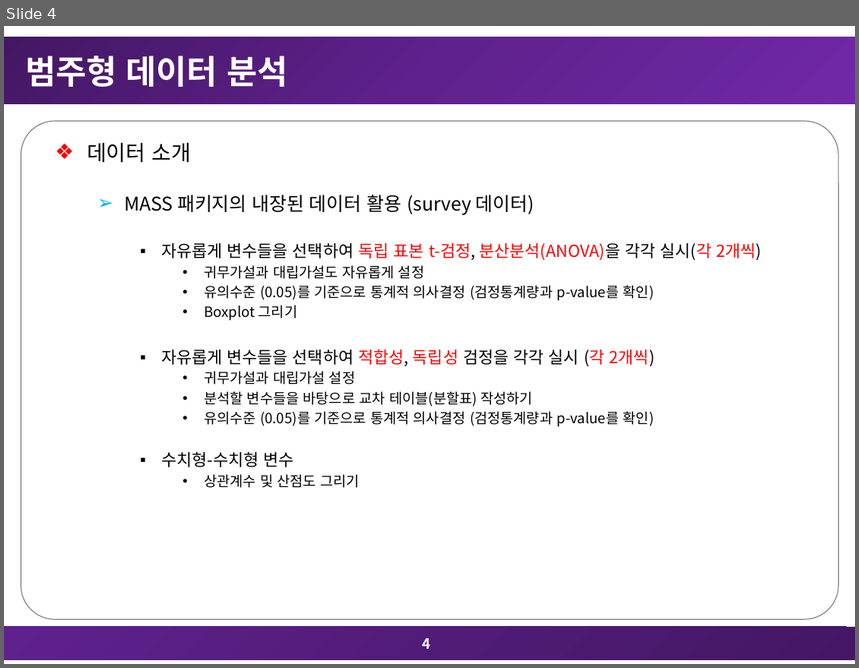
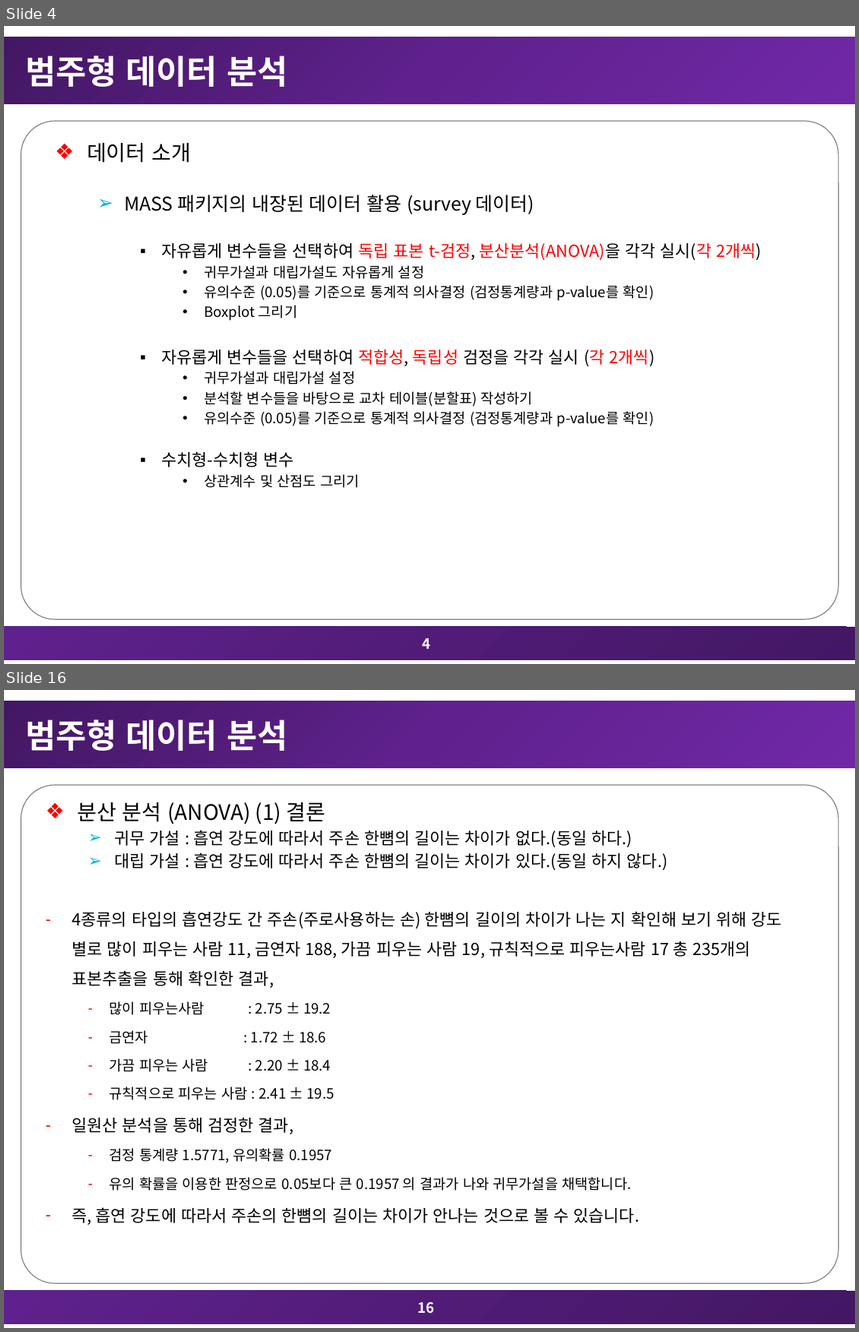
Before and after one commit to TaegyuHan/SCH_Multivariate_Analysis, a slide deck: 과제/8차_다변량분석_과제_20171483_한태규.pptx. Shown one above the other, each under a label of ours: slide 4 before the commit, slides 4 and 16 after it; the slides between them are not shown. The pictures are 859x668 and 859x1332 pixels, drawn with LibreOffice and Linux fonts; fonts in the diff are those of the drawing. Boxes give left, top, right and bottom in pixels: in the first picture for what was removed or moved away, otherwise in the second. Text is boxed around its words. In the diff, an @@ line names an element or a change of style, - is before the commit and + after.

```diff
--- a/과제/8차_다변량분석_과제_20171483_한태규.pptx
+++ b/과제/8차_다변량분석_과제_20171483_한태규.pptx
@@ slide 16 added at [4, 690, 855, 1328], background #FFFFFF; not listed: 3 template elements that a slide beside it also shows @@
@@ title added at [26, 720, 287, 751], 28 pt, text #FFFFFF, bold @@
+범주형 데이터 분석
@@ text added at [78, 802, 668, 870], 14 pt, text #000000 @@
+  ❖ 분산 분석 (ANOVA) (1) 결론
+  ➢ 귀무 가설 : 흡연 강도에 따라서 주손 한뼘의 길이는 차이가 없다.(동일 하다.)
+  ➢ 대립 가설 : 흡연 강도에 따라서 주손 한뼘의 길이는 차이가 있다.(동일 하지 않다.)
@@ text added at [72, 911, 782, 1225], 14 pt, text #000000 @@
+  – 4종류의 타입의 흡연강도 간 주손(주로사용하는 손) 한뼘의 길이의 차이가 나는 지 확인해 보기 위해 강도 별로 많이 피우는 사람 11, 금연자 188, 가끔 피우는 사람 19, 규칙적으로 피우는사람 17 총 235개의 표본추출을 통해 확인한 결과,
+    – 많이 피우는사람 : 2.75 ± 19.2
+    – 금연자 : 1.72 ± 18.6
+    – 가끔 피우는 사람 : 2.20 ± 18.4
+    – 규칙적으로 피우는 사람 : 2.41 ± 19.5
+  – 일원산 분석을 통해 검정한 결과,
+    – 검정 통계량 1.5771, 유의확률 0.1957
+    – 유의 확률을 이용한 판정으로 0.05보다 큰 0.1957 의 결과가 나와 귀무가설을 채택합니다.
+  – 즉, 흡연 강도에 따라서 주손의 한뼘의 길이는 차이가 안나는 것으로 볼 수 있습니다.
@@ page number added at [418, 1303, 435, 1313], 12 pt, text #FFFFFF, bold @@
+16
```
Also in this commit, not shown: 28 other slides added, 5 other files.
